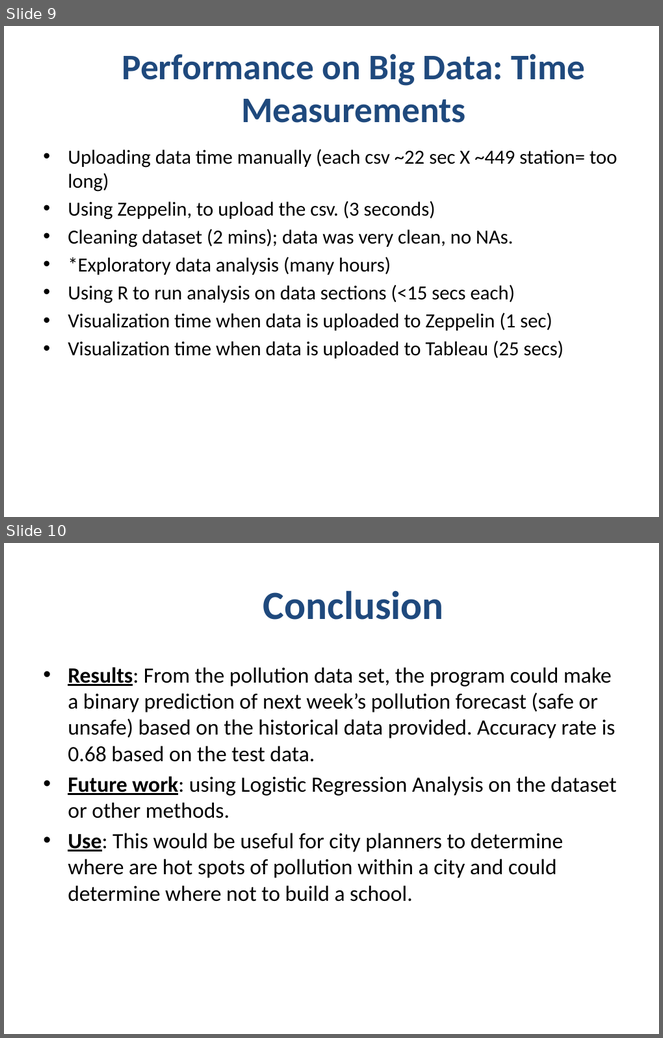
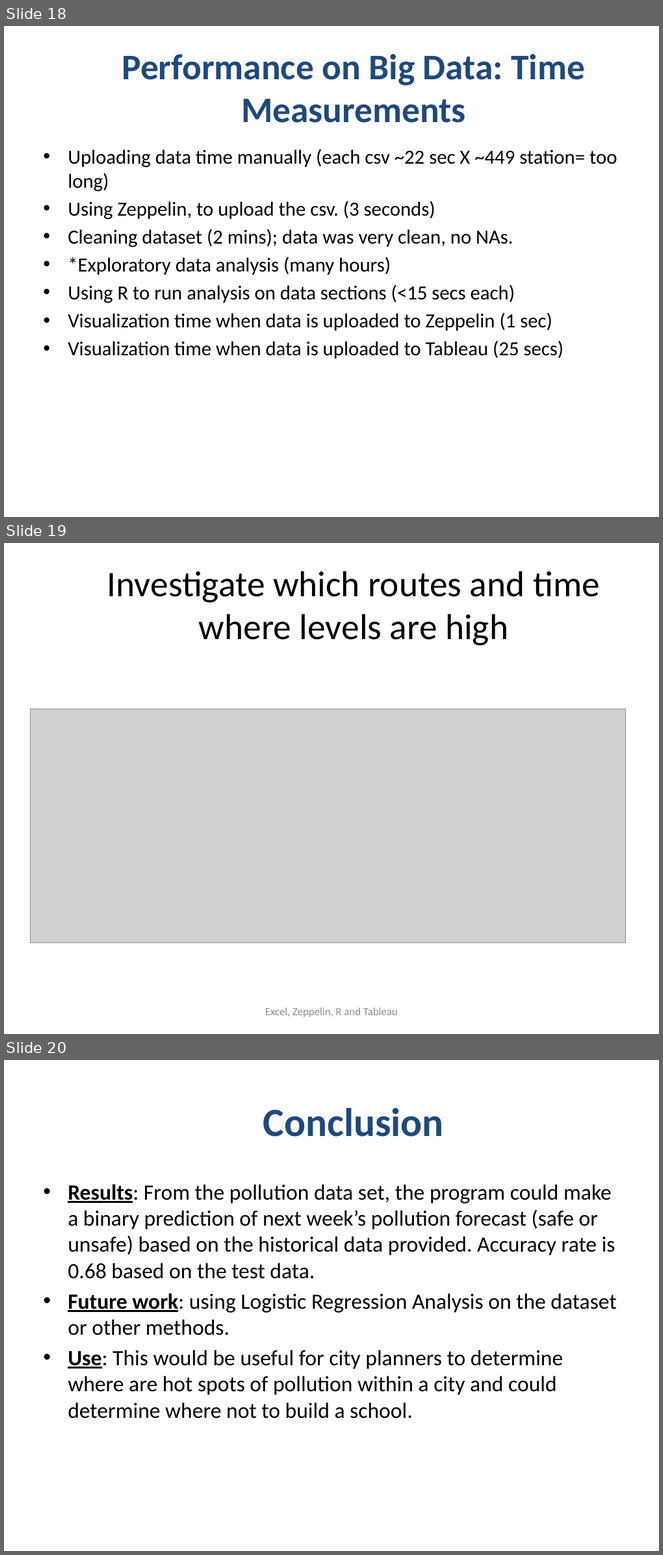
Before and after one commit to gleigh17/DS17, a slide deck: Geoffrey Leigh_CapstonePresentation.pptx. Shown one above the other, each under a label of ours: slides 9 and 10 before the commit, slides 18, 19 and 20 after it. The pictures are 663x1038 and 663x1555 pixels, drawn with LibreOffice and Linux fonts; fonts in the diff are those of the drawing; grey boxes stand for pictures; background and template pictures are left out. Boxes give left, top, right and bottom in pixels: in the first picture for what was removed or moved away, otherwise in the second. Text is boxed around its words. In the diff, an @@ line names an element or a change of style, - is before the commit and + after.

```diff
--- a/Geoffrey Leigh_CapstonePresentation.pptx
+++ b/Geoffrey Leigh_CapstonePresentation.pptx
@@ slide 19 added at (4, 543, 659, 1034), background #FFFFFF @@
@@ title added at (107, 571, 600, 646), 39.6 pt, text #000000 @@
+Investigate which routes and time where levels are high
@@ picture added at (31, 709, 627, 943) @@
@@ text added at (265, 1008, 398, 1017), 12 pt, text #8C8C8C @@
+Excel, Zeppelin, R and Tableau
@@ what was slide 9 is now slide 18 @@
@@ what was slide 10 is now slide 20 @@
```
Also in this commit, not shown: 9 other slides added.
